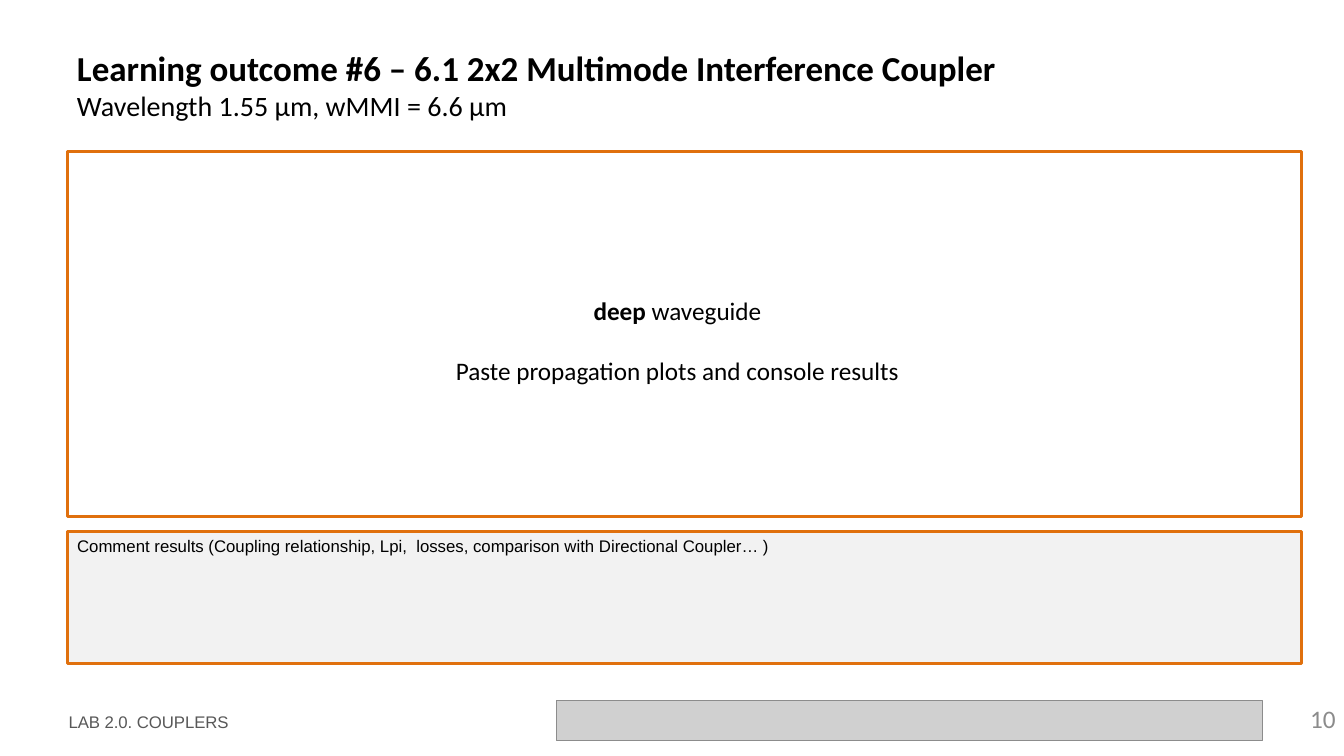
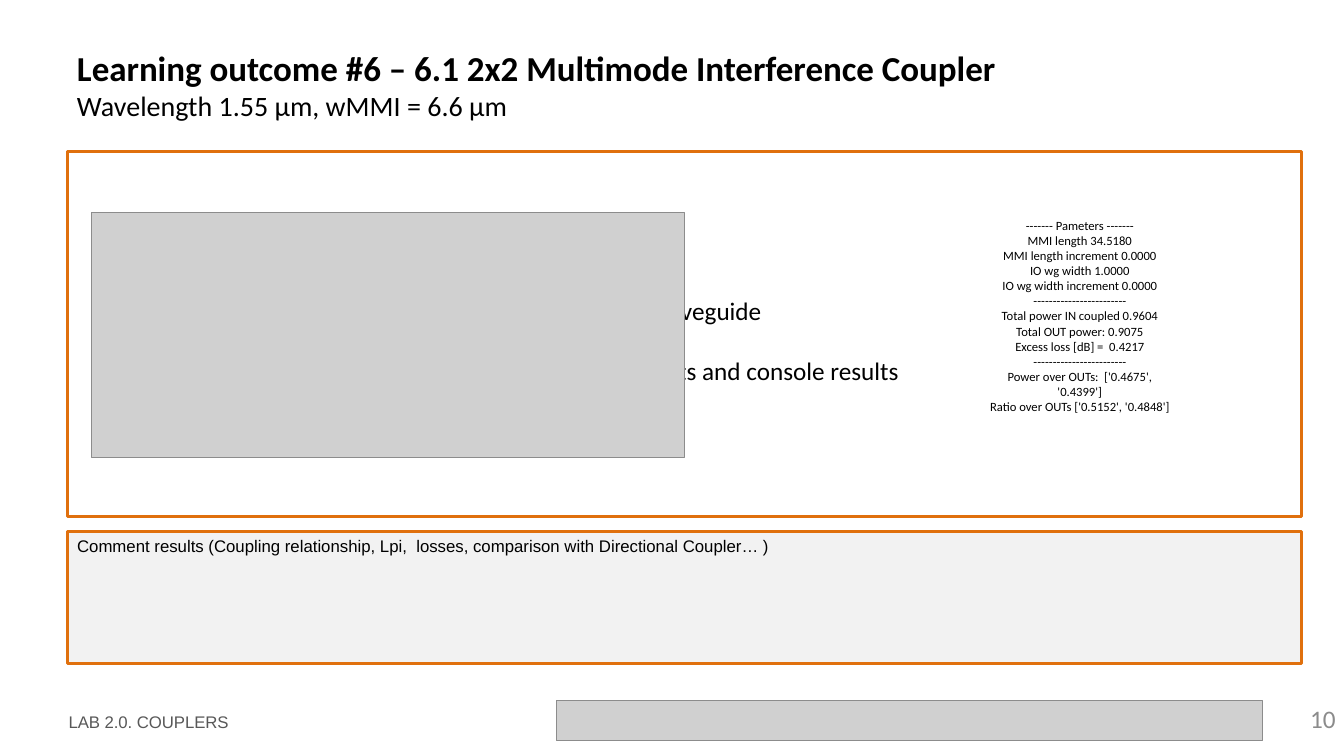
Before and after one commit to jllanoh/cifoin-lab2, a slide deck: slide 10 of LabBook_20.pptx. Drawn at 1344x756 pixels with LibreOffice and Linux fonts; fonts in the diff are those of the drawing; grey boxes stand for pictures; background and template pictures are left out. Boxes give left, top, right and bottom in pixels: in the first picture for what was removed or moved away, otherwise in the second. Text is boxed around its words. In the diff, an @@ line names an element or a change of style, - is before the commit and + after.

```diff
--- a/LabBook_20.pptx
+++ b/LabBook_20.pptx
@@ picture added at <box>92,213,686,458</box> @@
@@ text added at <box>990,222,1170,413</box>, 9 pt, text #000000 @@
+------- Pameters -------
+MMI length 34.5180
+MMI length increment 0.0000
+IO wg width 1.0000
+IO wg width increment 0.0000
+------------------------
+Total power IN coupled 0.9604
+Total OUT power: 0.9075
+Excess loss [dB] = 0.4217
+------------------------
+Power over OUTs: ['0.4675', '0.4399']
+Ratio over OUTs ['0.5152', '0.4848']
```
Also in this commit, not shown: 6 other slides changed, 1 other file.
